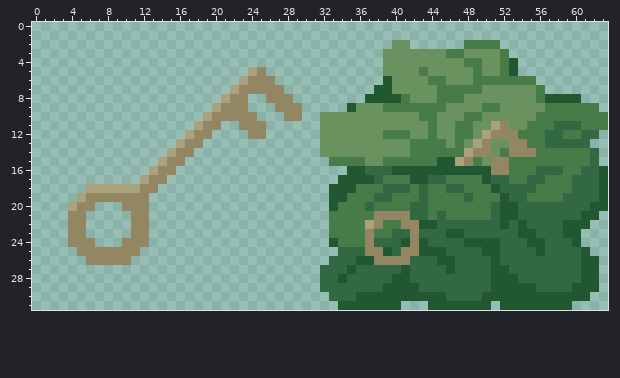
Two versions of one pixel-art sprite, assets/spr_cle.png. That is the earlier state.
The file is 64x32 pixels.
The result:
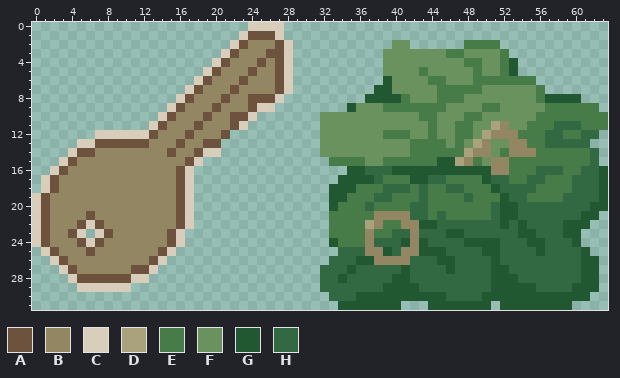
Palette (. is transparent): A #6d523d  B #938662  C #e0d0bde7  D #a9a27c  E #477b47  F #69925f  G #215731  H #326942
Diff:
@@ x 0..31 @@
- 0 ................................
- 1 ................................
- 2 ................................
- 3 ................................
- 4 ................................
- 5 ........................DB......
- 6 .......................DBBB.....
- 7 ......................DBBBBB....
- 8 .....................DBB..BBB...
- 9 ....................DBBB...BBB..
-10 ...................DBBBBB...BB..
-11 ..................DBB..BBB......
-12 .................DBB....BB......
-13 ................DBB.............
-14 ...............DBB..............
-15 ..............DBB...............
-16 .............DBB................
-17 ............DBB.................
-18 ......DDDDDDBB..................
-19 .....DBBBBBBB...................
-20 ....DBB...BBB...................
-21 ....BB.....BB...................
-22 ....BB.....BB...................
-23 ....BB.....BB...................
-24 ....BBB...BBB...................
-25 .....BBBBBBB....................
-26 ......BBBBB.....................
-27 ................................
-28 ................................
-29 ................................
+ 0 ........................CCCC....
+ 1 .......................CAAAC....
+ 2 ......................CABBBAC...
+ 3 .....................CABBBAAC...
+ 4 ....................CABBBABAC...
+ 5 ...................CABBBABBAC...
+ 6 ..................CABBBABBBAC...
+ 7 .................CABBBABBBBAC...
+ 8 ................CABBBABBAAAC....
+ 9 ...............CABBBABBBACC.....
+10 ..............CABBBABBAAC.......
+11 .............CABBBABBBAC........
+12 .......CCCCCCABBBABBBA..........
+13 .....CCAAAAAABBBABBAA...........
+14 ....CAABBBBBBBBABBACC...........
+15 ...CABBBBBBBBBBBBAC.............
+16 ..CABBBBBBBBBBBBAC..............
+17 .CABBBBBBBBBBBBBAC..............
+18 .CABBBBBBBBBBBBBAC..............
+19 CABBBBBBBBBBBBBBAC..............
+20 CABBBBBBBBBBBBBBAC..............
+21 CABBBBABBBBBBBBBAC..............
+22 CABBBACABBBBBBBBAC..............
+23 CABBAC.CABBBBBBAC...............
+24 CABBBACABBBBBBBAC...............
+25 .CABBBABBBBBBBAC................
+26 ..CABBBBBBBBBAC.................
+27 ...CABBBBBBAAC..................
+28 ....CAAAAAACC...................
+29 .....CCCCCC.....................
 30 ................................
Where, in picture pixels (left, top, right, bottom), the same in both pictures:
changed: (32, 22, 302, 292)
